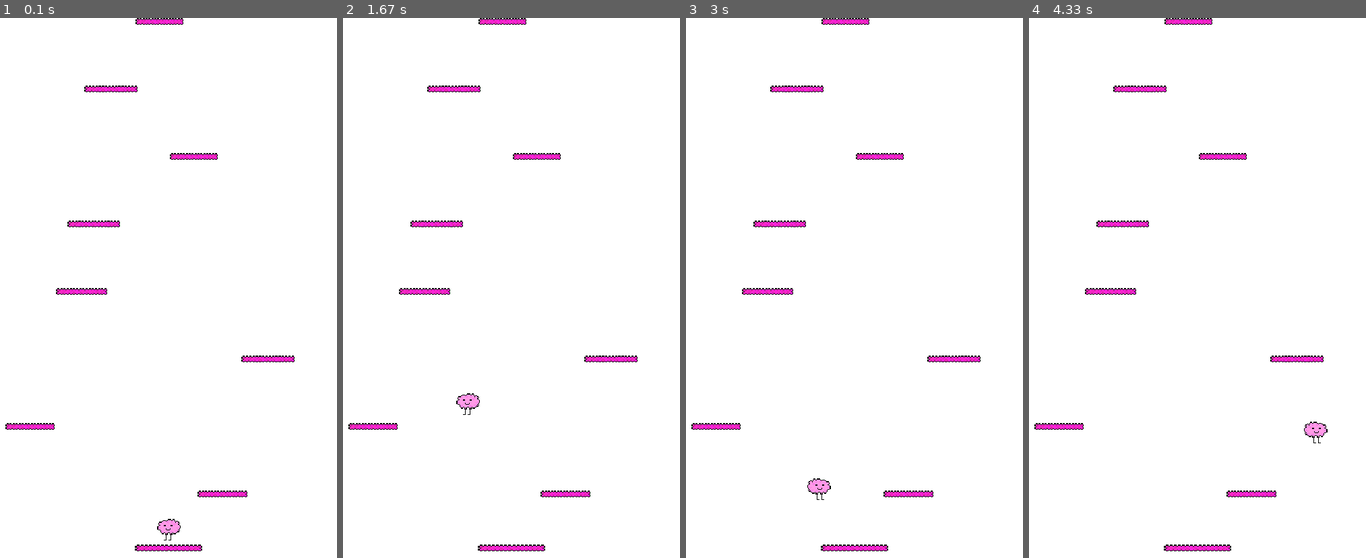
Above: before the commit, frames 1-4 (left to right).
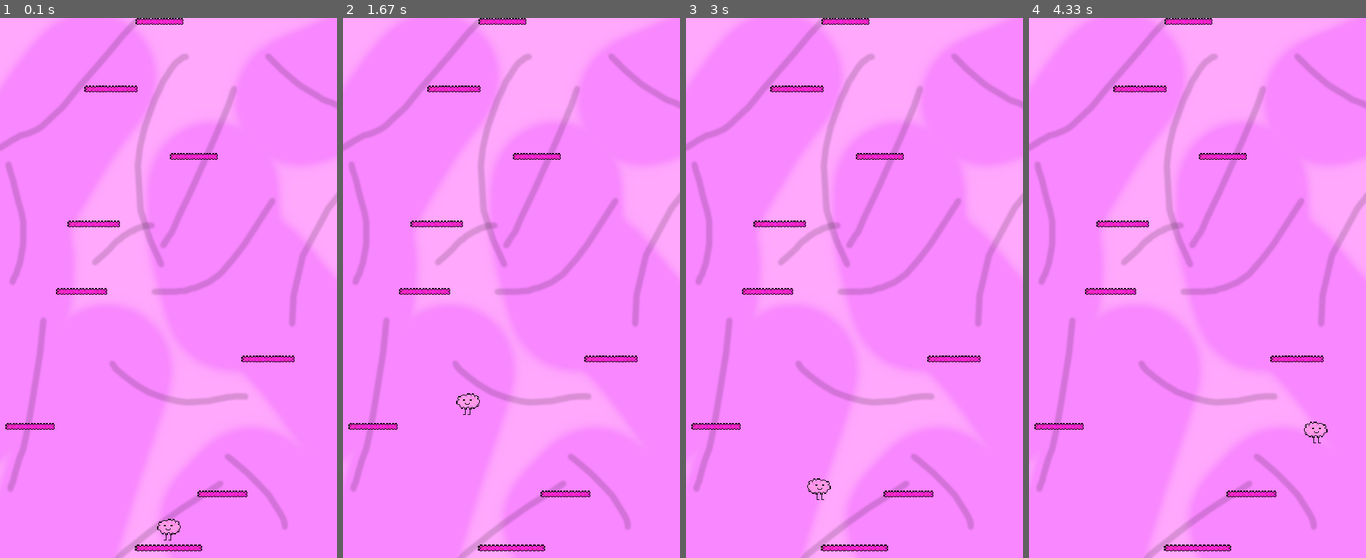
Above: after the commit, the same moments.

Repository: rico-0989903/WP1-BrainmanJump
Game: pygame game, started from game.py
The game is run twice, just before and just after one commit, with the same random seed, the same clock (stepped at 60 frames per second) and the same inputs.
Inputs:
- Up to frame 1 (0.1 s): no input
- Up to frame 2 (1.67 s): hold D 0.33-0.8 s; hold D 0.83-1.3 s; hold A from 1.33 s (still down)
- Up to frame 3 (3 s): release A at 1.87 s; hold A 1.9-2.3 s; hold D 2.33-2.97 s
- Up to frame 4 (4.33 s): hold A 3-3.47 s; hold D 3.5-3.97 s; hold D from 4 s (still down)

The runs differ from the first frame. In frame 1, 98% of the frame differs, in the area x 0-100%, y 0-100%; in frame 2, 98%; in frame 3, 98%; in frame 4, 98%.

Commit message:
Change background image

Diff:
--- a/game.py
+++ b/game.py
@@ -21,6 +21,7 @@
 pygame.display.set_caption('BrainJump')
 
 # images
+background_image = pygame.image.load('Assets/BG.png').convert_alpha()
 platform_image = pygame.image.load('Assets/Platforms.png').convert_alpha()
 brainman_sprite = pygame.image.load('Assets/BrainMan.png').convert_alpha()
 
@@ -129,10 +130,10 @@
     #set framerate
     clock.tick(FPS)
 
-    #set background color
-    screen.fill((WHITE))
+
 
     # drawing
+    screen.blit(background_image, (0, 0))
 
     platform_group.draw(screen)
 
Binary file added: Assets/BG.png
